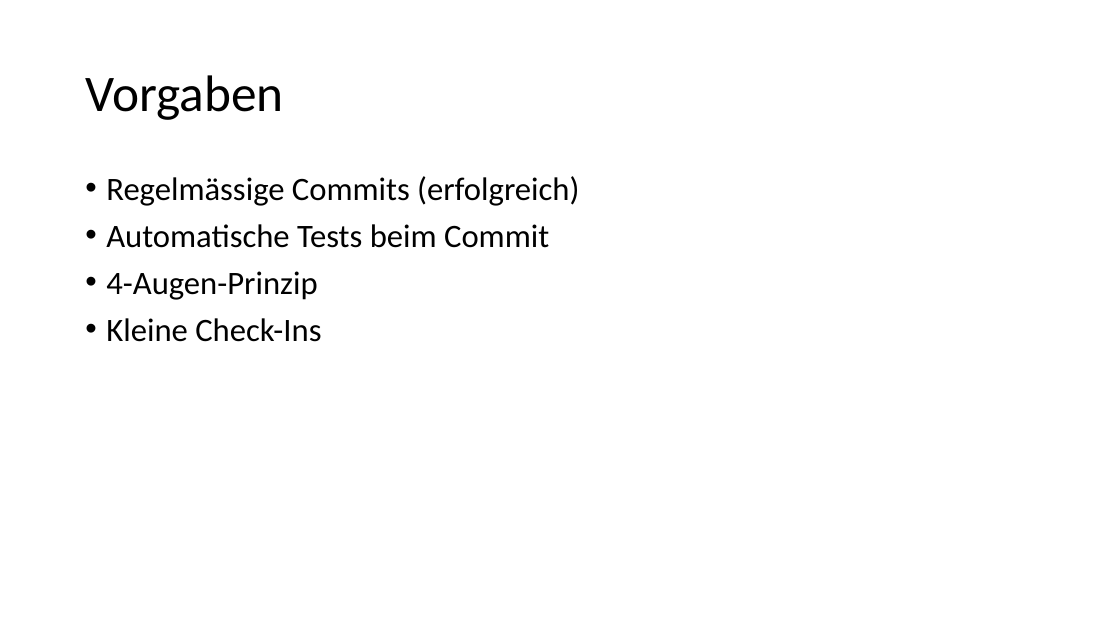
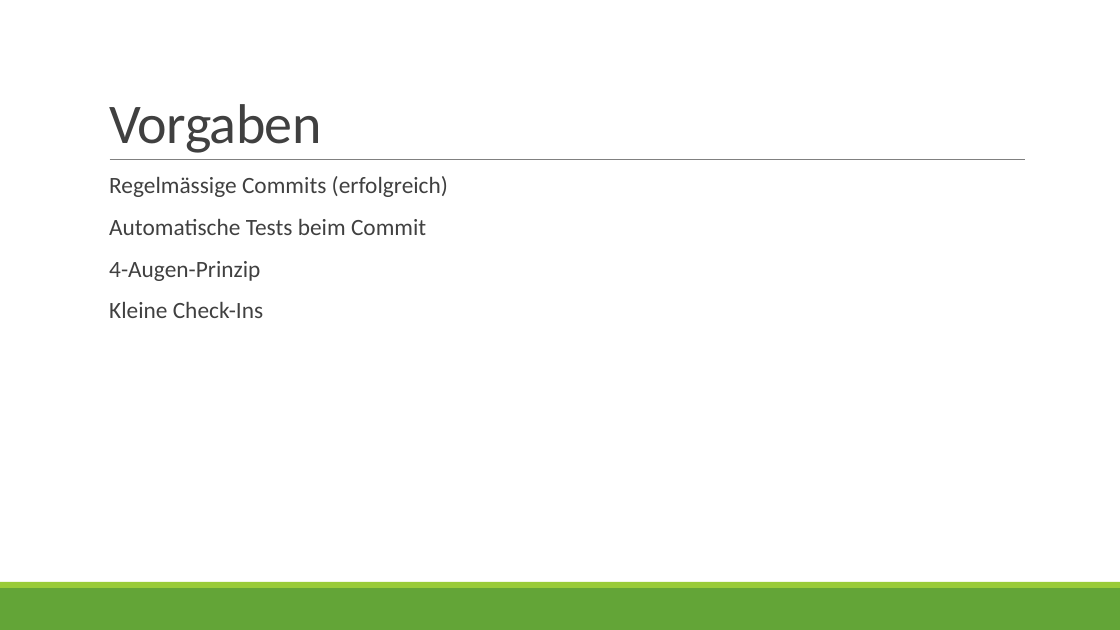
Before and after one commit to gitter-badger/ch.bfh.bti7081.s2016.green, a slide deck: slide 7 of doc/task02/presentation.pptx. Drawn at 1120x630 pixels with LibreOffice and Linux fonts; fonts in the diff are those of the drawing; background and template pictures are left out. Boxes give left, top, right and bottom in pixels: in the first picture for what was removed or moved away, otherwise in the second. Text is boxed around its words. In the diff, an @@ line names an element or a change of style, - is before the commit and + after.

```diff
--- a/doc/task02/presentation.pptx
+++ b/doc/task02/presentation.pptx
@@ title "Vorgaben": place and size @@
-title "Vorgaben" at bbox=[85, 75, 283, 120]
+title "Vorgaben" at bbox=[109, 104, 321, 153]
@@ title "Vorgaben" at bbox=[109, 104, 321, 153]: size 44 to 48 pt, text colour #000000 to #404040, letter spacing 0 to -0.5 pt; line spacing 0.9 to 0.85; vertical alignment middle to bottom @@
@@ text "Regelmässige Commits (erfolgreich)" at bbox=[109, 176, 448, 318]: size 28 to 20 pt, text colour #000000 to #404040; bullet • to  ; more space between paragraphs @@
@@ line added from (110, 160) to (1026, 160), #808080 0.5 pt @@
@@ rectangle added at bbox=[0, 588, 1120, 630], fill #63A537 @@
@@ rectangle added at bbox=[0, 582, 1120, 588], fill #99CB38 @@
```
Also in this commit, not shown: 6 other slides changed, 1 slide added, 1 slide removed.
